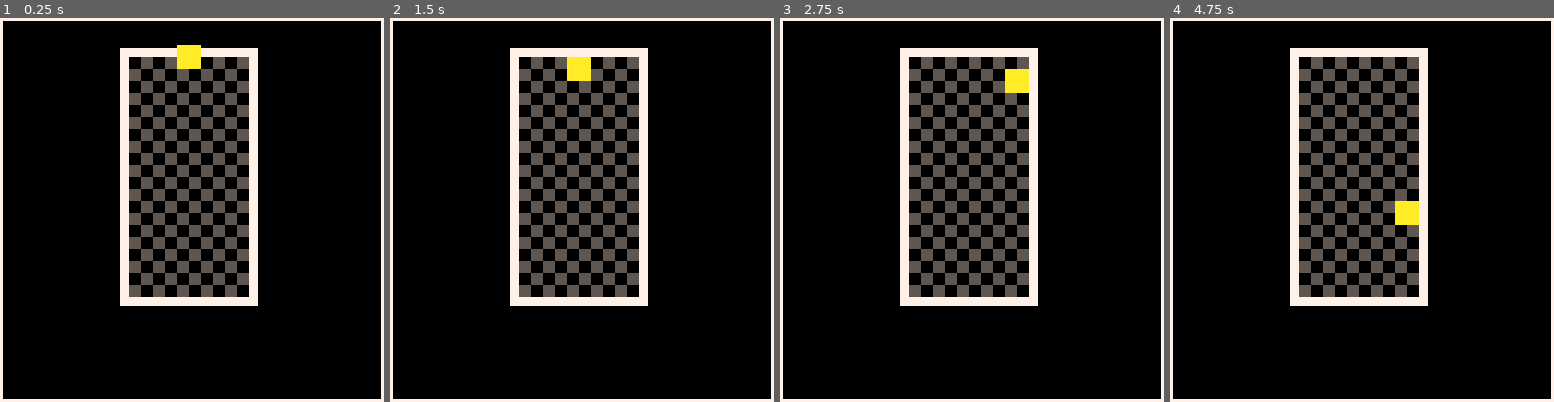
Above: before the commit, frames 1-4 (left to right).
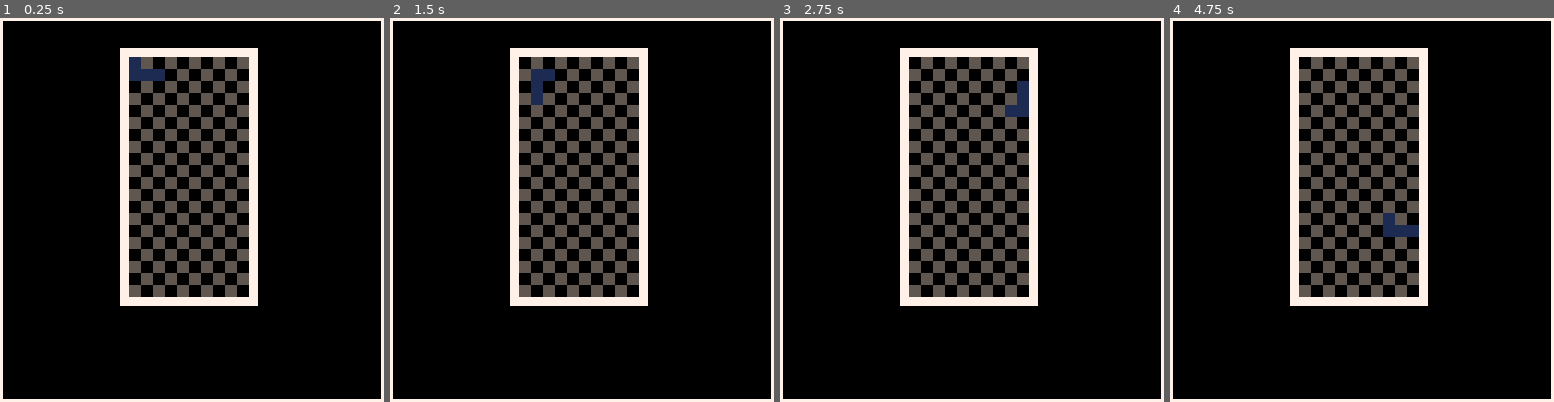
Above: after the commit, the same moments.

Repository: ayanamee/bistro8
Game: PICO-8 cartridge tetris/tetris.p8
Same seed, same stepped clock (60 frames per second), same inputs: the game is played once before the commit and once after it.
Inputs:
- Up to frame 1 (0.25 s): no input
- Up to frame 2 (1.5 s): tap X (X key) at 0.33, 1.07 s; tap O (Z key) at 0.7 s
- Up to frame 3 (2.75 s): hold Right 1.6-2.1 s; tap O (Z key) at 1.7, 2.1, 2.5 s; tap X (X key) at 1.85 s; hold Up 2.15-2.42 s; hold Right from 2.47 s (still down)
- Up to frame 4 (4.75 s): tap O (Z key) every 0.4 s from 2.9 to 4.5 s; tap X (X key) at 2.97, 4.08 s; release Right at 3.03 s; hold Left 3.08-3.58 s; hold Down 3.63-3.97 s; hold Right 4.02-4.68 s; hold Up from 4.73 s (still down)

The runs differ from the first frame. In frame 1, 0.8% of the frame differs, in the area x 33-53%, y 7-17%; in frame 2, 0.8%; in frame 3, 0.7%; in frame 4, 0.8%.

Commit message:
[Tetris] Fixed a collision bug with the I piece

Diff:
--- a/tetris/tetris.p8
+++ b/tetris/tetris.p8
@@ -33,6 +33,7 @@
         if g_frames==30 then g_frames=0 end
     elseif running==0 then
         print("game over", bx0, by0+80+thickness+5, 10)
+        print("lines:"..total_lines.."", bx0, by0+80+thickness+11, 10)
         draw_borders(thickness,7)
         draw_board(true)
     end
--- a/tetris/tetrislib.lua
+++ b/tetris/tetrislib.lua
@@ -39,6 +39,8 @@
 --Game States
 g_frames=0
 running = 0
+
+total_lines = 0
 
 board = {}
 
@@ -220,22 +222,18 @@
 
 function Tetromino:move_right(amount, right_bound)
     if self.alive==1 then
-        if self.idx+1<10 then
-            if not self:check_collision(self.cs, self.idx+1, self.idy) then
-                self.x += amount
-                self.idx +=1
-            end
+        if not self:check_collision(self.cs, self.idx+1, self.idy) then
+            self.x += amount
+            self.idx +=1
         end
     end
 end
 
 function Tetromino:move_left(amount, left_bound)
     if self.alive==1 then
-        if self.idx+1>1 then
-            if not self:check_collision(self.cs,self.idx-1, self.idy) then
-                self.x += amount
-                self.idx -=1
-            end
+        if not self:check_collision(self.cs,self.idx-1, self.idy) then
+            self.x += amount
+            self.idx -=1
         end
     end
 end
@@ -333,7 +331,7 @@
 function insert_tet(tet_list) --inserts a new random tetromino at tet_list[index]
 
     local index = tet_list.count + 2
-    local rd = flr(rnd(2))
+    local rd = flr(rnd(7))
     local t
 
     if rd == 0 then t = Tetromino:new_I()
@@ -371,6 +369,7 @@
 
 
 function clear_rows(rows, n) -- é preciso modificar esta funçao para dar clear das ultimas N linhas
+    total_lines += n
     last_row = rows[1]
     --send last row and n to global variables to animate
     for r=last_row,n+1,-1 do
Not shown, changed: tetris/log.p8l
